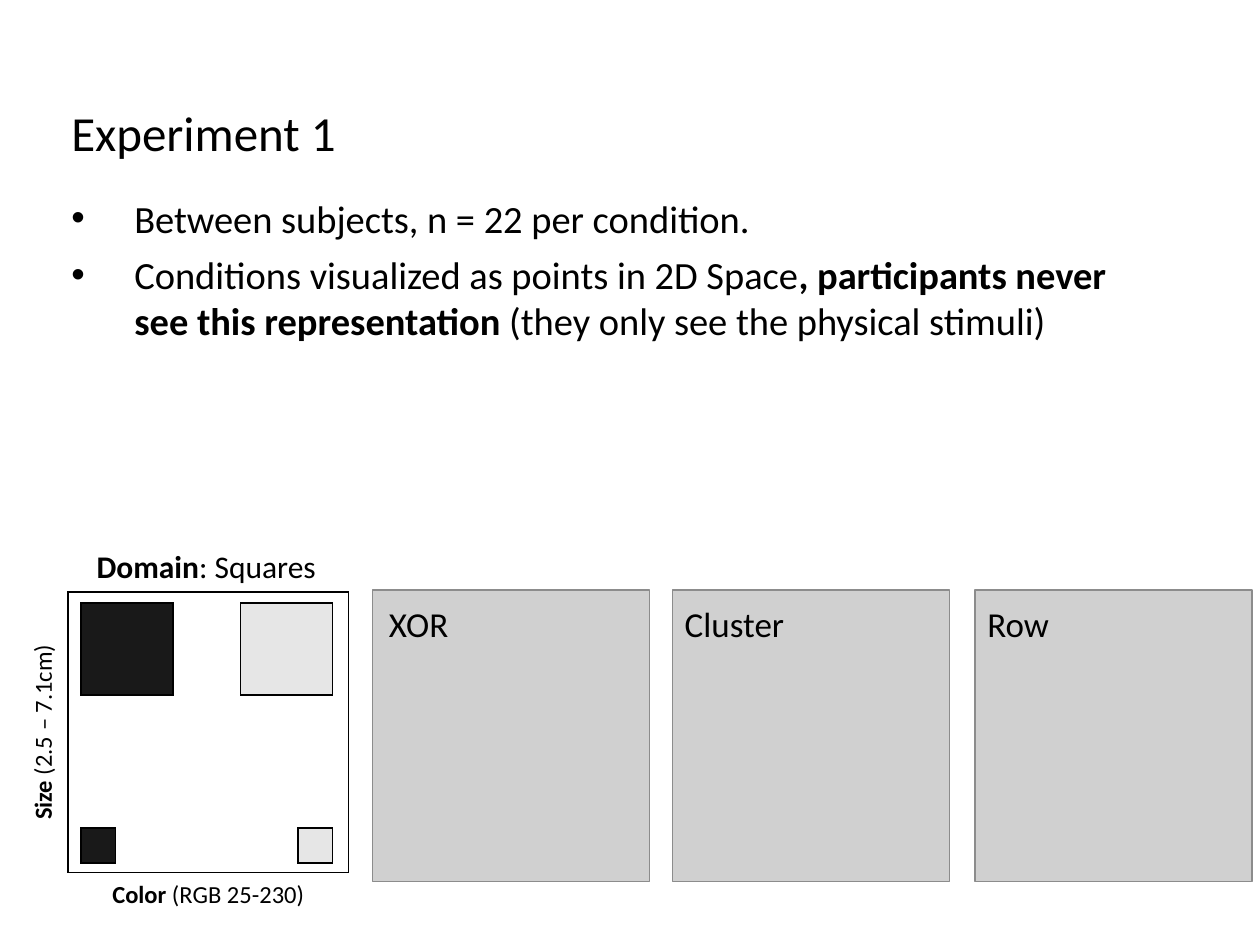
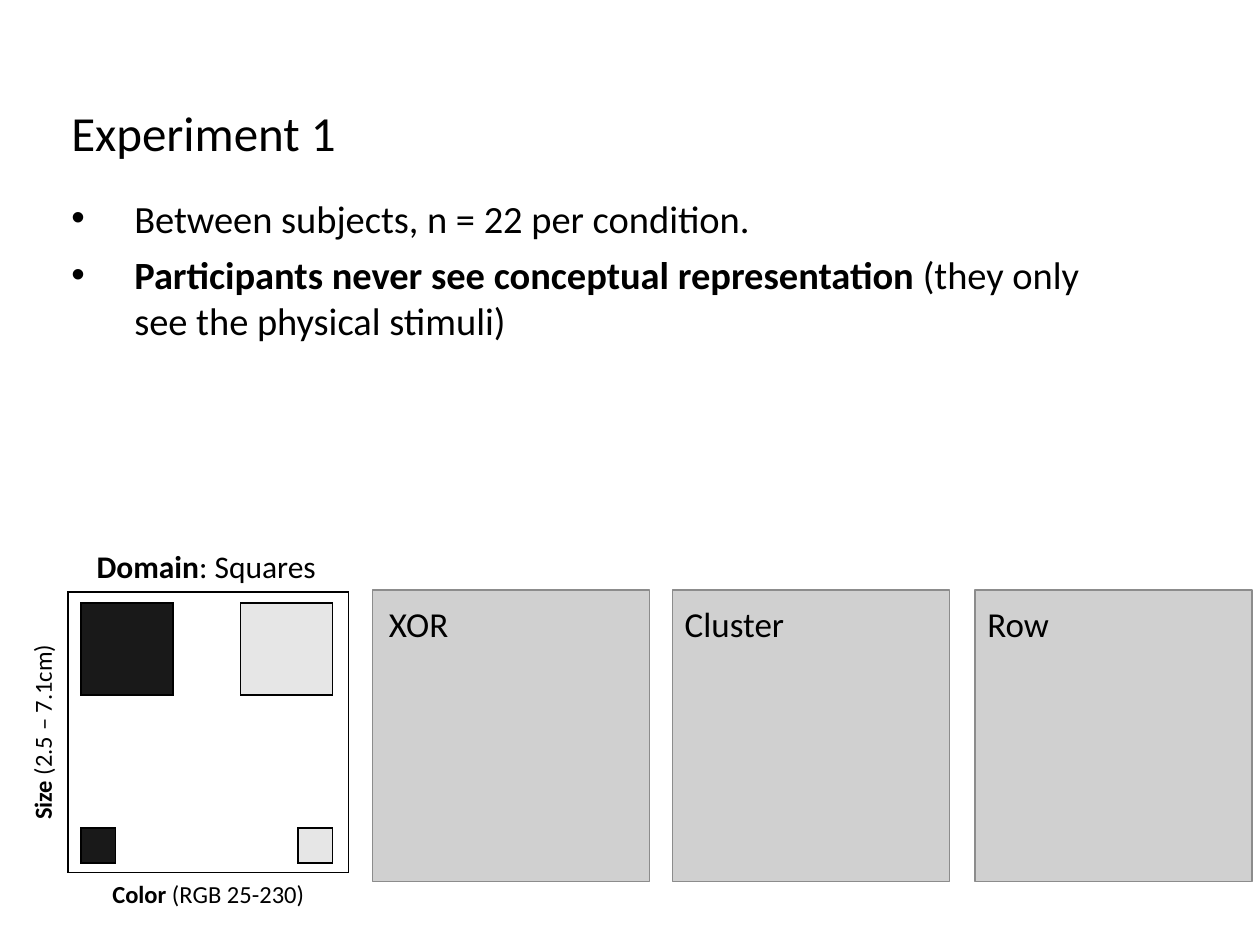
Before and after one commit to AusterweilLab/generating_categories, a slide deck: slide 19 of Presentations/ccn-bbag-march-2-2017.pptx. Drawn at 1260x945 pixels with LibreOffice and Linux fonts; fonts in the diff are those of the drawing; grey boxes stand for pictures. Boxes give left, top, right and bottom in pixels: in the first picture for what was removed or moved away, otherwise in the second. Text is boxed around its words. In the diff, an @@ line names an element or a change of style, - is before the commit and + after.

```diff
--- a/Presentations/ccn-bbag-march-2-2017.pptx
+++ b/Presentations/ccn-bbag-march-2-2017.pptx
@@ text at (x1=134, y1=261, x2=1079, y2=342): text changed; bold on @@
-• Conditions visualized as points in 2D Space, participants never see this representation (they only see the physical stimuli)
+• Participants never see conceptual representation (they only see the physical stimuli)
```
Also in this commit, not shown: 1 other slide changed, 1 other file.
